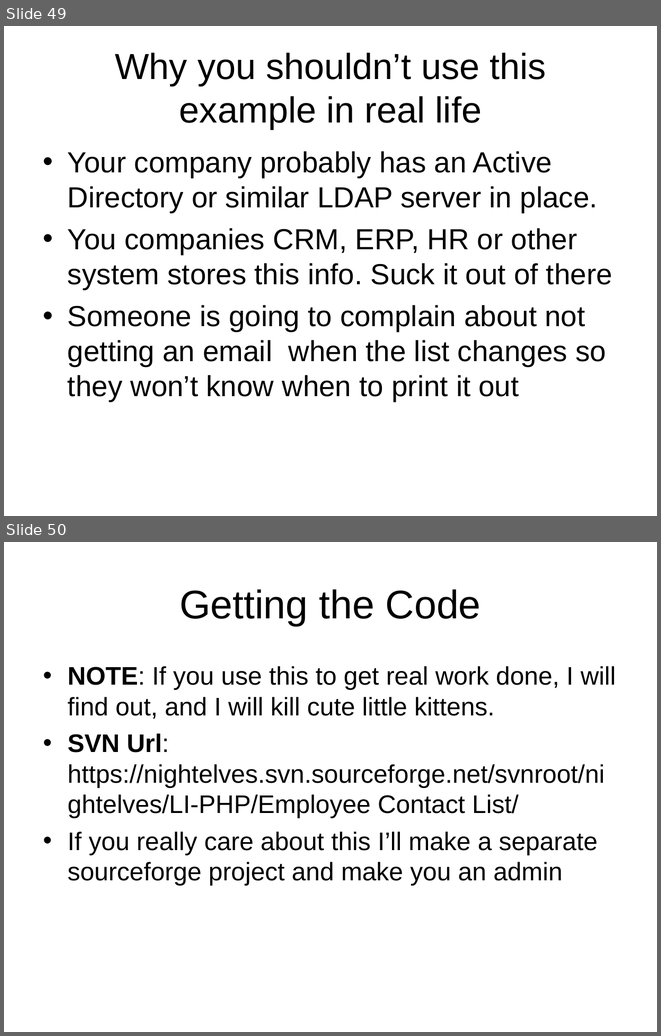
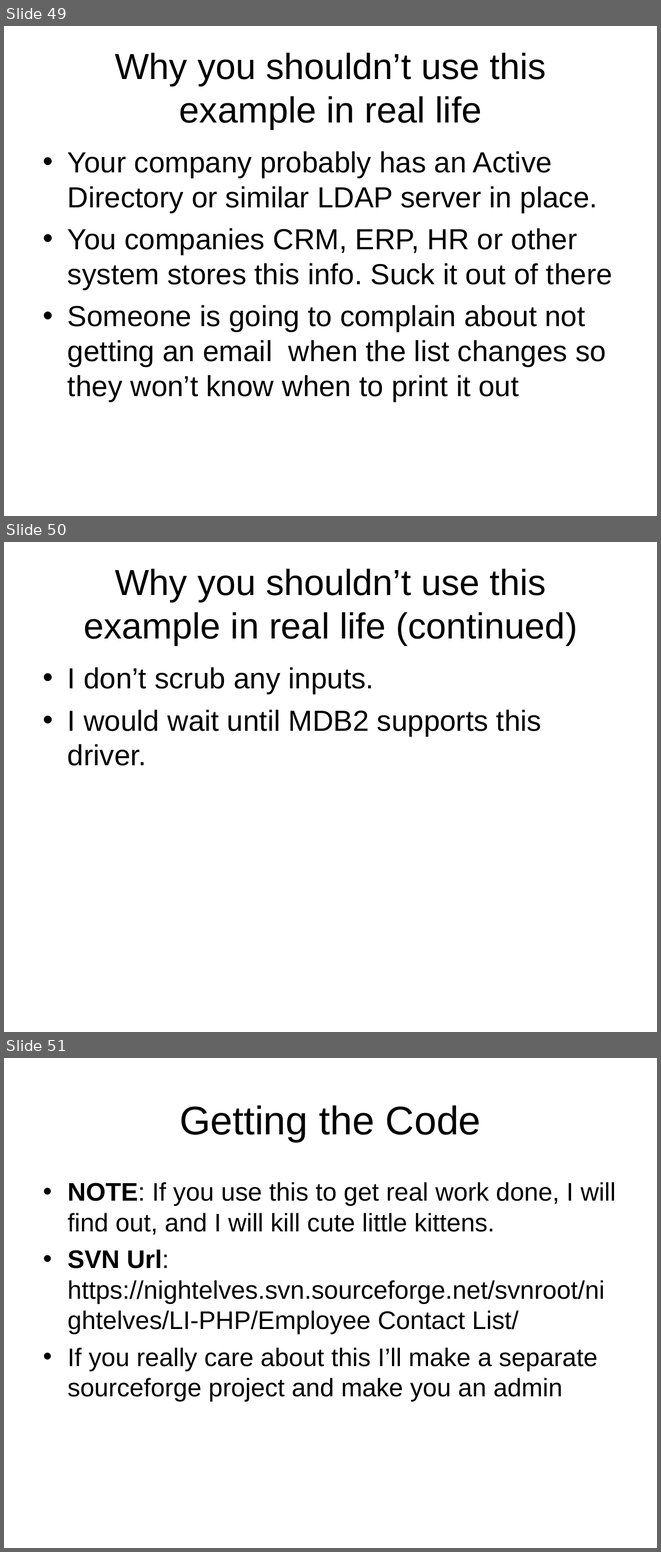
Before and after one commit to LIPHP/Employee-Contact-List, a slide deck: Docs/Using Microsoft SQL Server with PHP.ppt. Shown one above the other, each under a label of ours: slides 49 and 50 before the commit, slides 49, 50 and 51 after it. The pictures are 661x1036 and 661x1552 pixels, drawn with LibreOffice and Linux fonts; fonts in the diff are those of the drawing. Boxes give left, top, right and bottom in pixels: in the first picture for what was removed or moved away, otherwise in the second. Text is boxed around its words. In the diff, an @@ line names an element or a change of style, - is before the commit and + after.

```diff
--- a/Docs/Using Microsoft SQL Server with PHP.ppt
+++ b/Docs/Using Microsoft SQL Server with PHP.ppt
@@ slide 50 added at (4,542,657,1032), background #FFFFFF @@
@@ title added at (84,568,577,645), 40 pt, text #000000 @@
+Why you shouldn’t use this example in real life (continued)
@@ text added at (68,667,541,766), 32 pt, text #000000 @@
+• I don’t scrub any inputs.
+• I would wait until MDB2 supports this driver.
@@ what was slide 50 is now slide 51 @@
```
Also in this commit, not shown: 4 slides changed, 4 other files.
